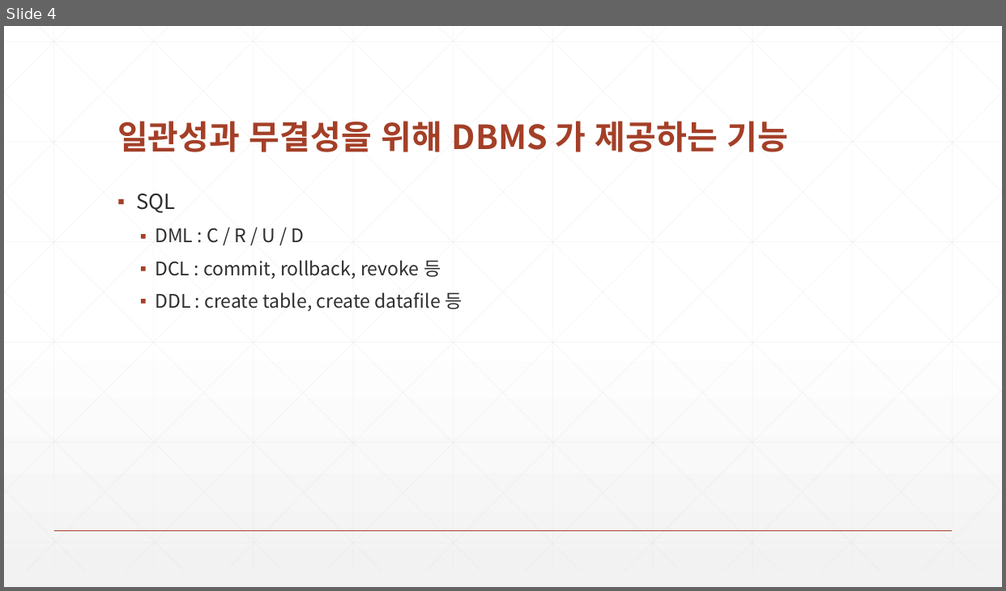
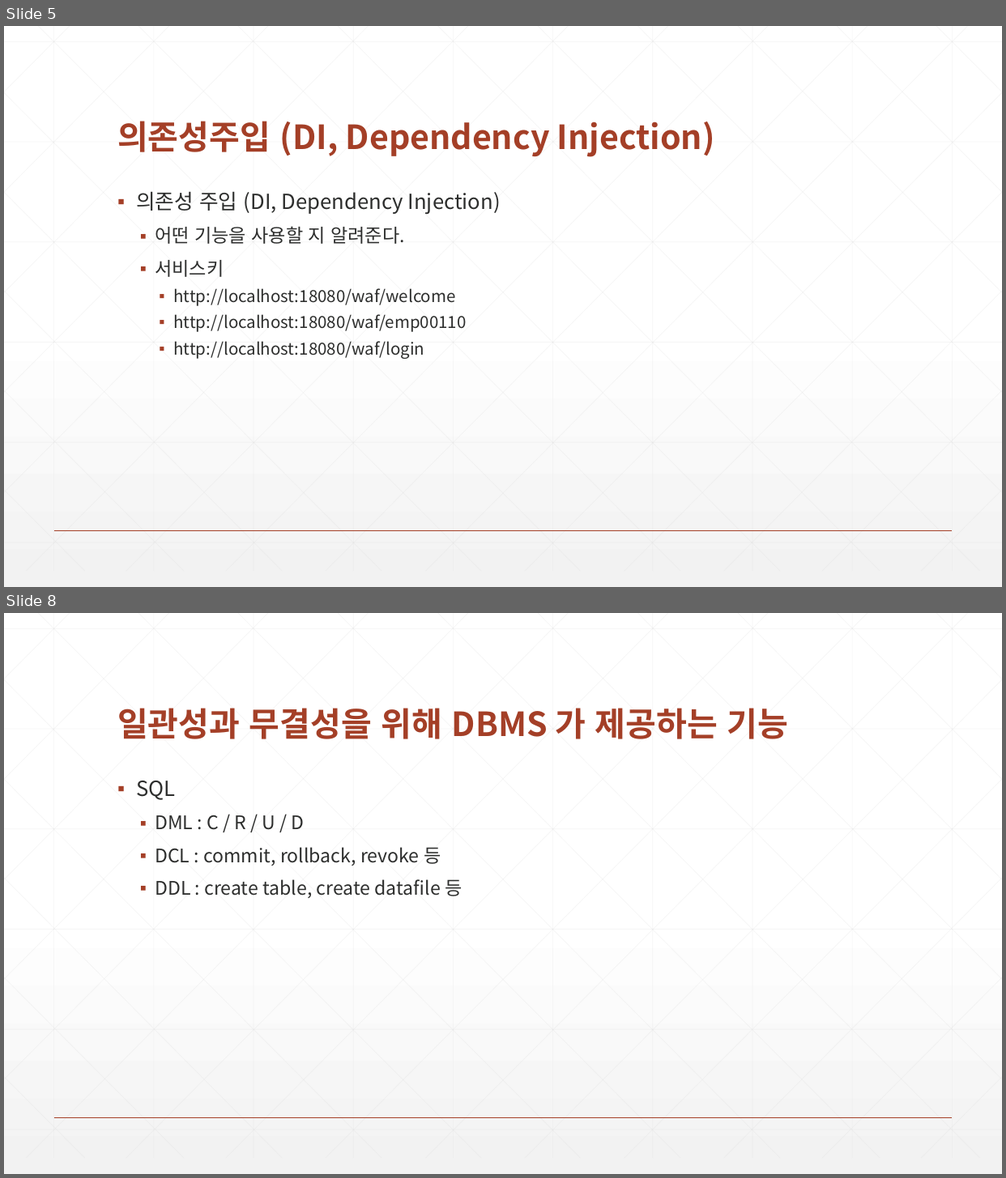
Before and after one commit to zeroshift01/code5, a slide deck: inflearn04/doc/교재.pptx. Shown one above the other, each under a label of ours: slide 4 before the commit, slides 5 and 8 after it; the slides between them are not shown. The pictures are 1006x591 and 1006x1178 pixels, drawn with LibreOffice and Linux fonts; fonts in the diff are those of the drawing. Boxes give left, top, right and bottom in pixels: in the first picture for what was removed or moved away, otherwise in the second. Text is boxed around its words. In the diff, an @@ line names an element or a change of style, - is before the commit and + after.

```diff
--- a/inflearn04/doc/교재.pptx
+++ b/inflearn04/doc/교재.pptx
@@ slide 5 added at [4, 26, 1002, 587], background gradient #FFFFFF to #F2F2F2; not listed: 47 template elements that a slide beside it also shows @@
@@ title added at [117, 121, 715, 157], 32 pt, text #A43F27, bold @@
+의존성주입 (DI, Dependency Injection)
@@ text added at [136, 191, 501, 359], 16 pt, text #2D2E2D @@
+▪ 의존성 주입 (DI, Dependency Injection)
+  ▪ 어떤 기능을 사용할 지 알려준다.
+  ▪ 서비스키
+    ▪ http://localhost:18080/waf/welcome
+    ▪ http://localhost:18080/waf/emp00110
+    ▪ http://localhost:18080/waf/login
@@ what was slide 4 is now slide 8 @@
```
Also in this commit, not shown: 3 slides changed, 3 other slides added.
